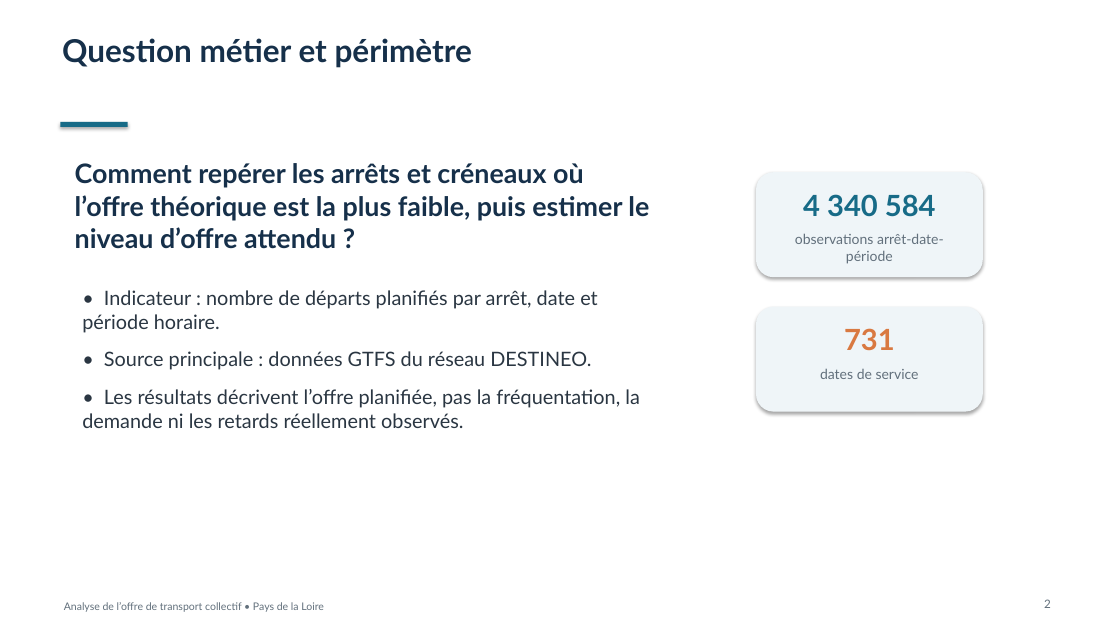
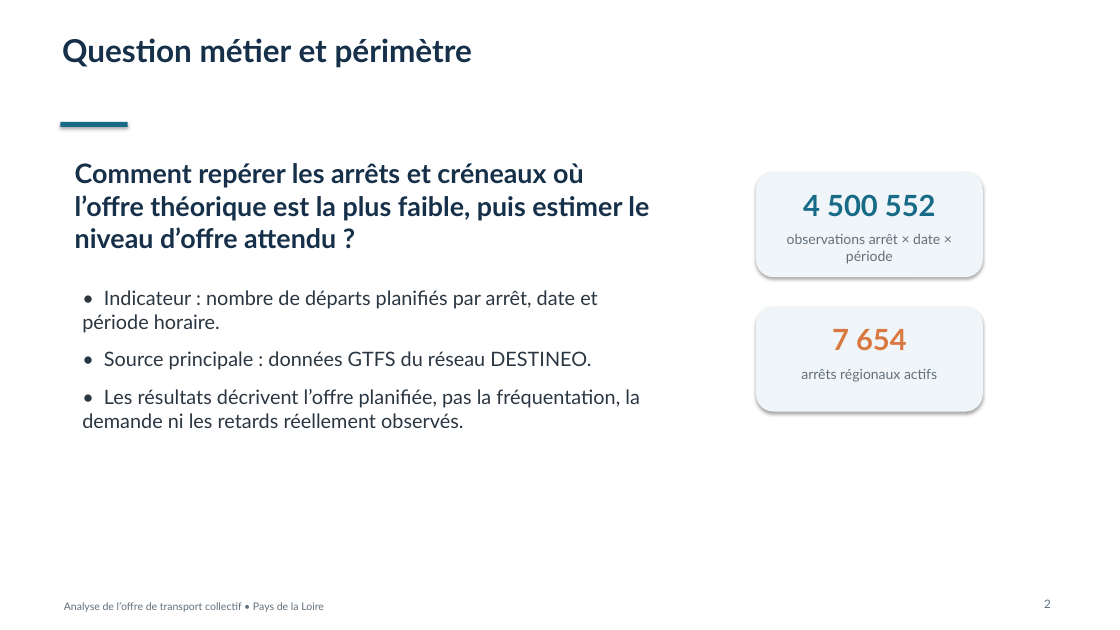
Before and after one commit to pat-pajero85/PROJET-FINAL-PATRICK, a slide deck: slide 2 of reports/presentation_analyse_mobilite.pptx. Drawn at 1120x630 pixels with LibreOffice and Linux fonts; fonts in the diff are those of the drawing. Boxes give left, top, right and bottom in pixels: in the first picture for what was removed or moved away, otherwise in the second. Text is boxed around its words. In the diff, an @@ line names an element or a change of style, - is before the commit and + after.

Commit message:
Consolidation : présentation alignée sur l'étape 7, README unifié
- generer_presentation.py : la diapositive de prévision de l'étape 6 est
  remplacée par trois diapositives issues de l'étape 7 (fenêtre complète
  du feed, faible desserte par réseau, comparaison des 5 méthodes) ;
  la période affichée correspond à la fenêtre 07/04–29/06/2025.
- Présentation PowerPoint régénérée (9 diapositives).
- README : section API dédoublonnée, bloc de code corrigé, arborescence
  et tableau des documents (avec docs/09), parcours de vérification
  étendu aux scripts 05–08 et à la présentation, inventaire de reports/.
- API et script 03 : chemin de la base configurable via GTFS_DB_PATH
  (GTFS_DATABASE toujours accepté), délai d'attente SQLite de 30 s.
- Rapport de validation de la base mis à jour après exclusion des
  passages sans montée possible.

```diff
--- a/reports/presentation_analyse_mobilite.pptx
+++ b/reports/presentation_analyse_mobilite.pptx
@@ text at bbox=[803, 194, 936, 217]: text changed @@
-4 340 584
+4 500 552
@@ text at bbox=[787, 234, 940, 264]: text changed @@
-observations arrêt-date-période
+observations arrêt × date × période
@@ text at bbox=[832, 329, 907, 350]: text changed @@
-731
+7 654
@@ text at bbox=[801, 369, 937, 382]: text changed @@
-dates de service
+arrêts régionaux actifs
```
Also in this commit, not shown: 3 other slides changed, 3 slides added, 1 slide removed, 5 other files.
